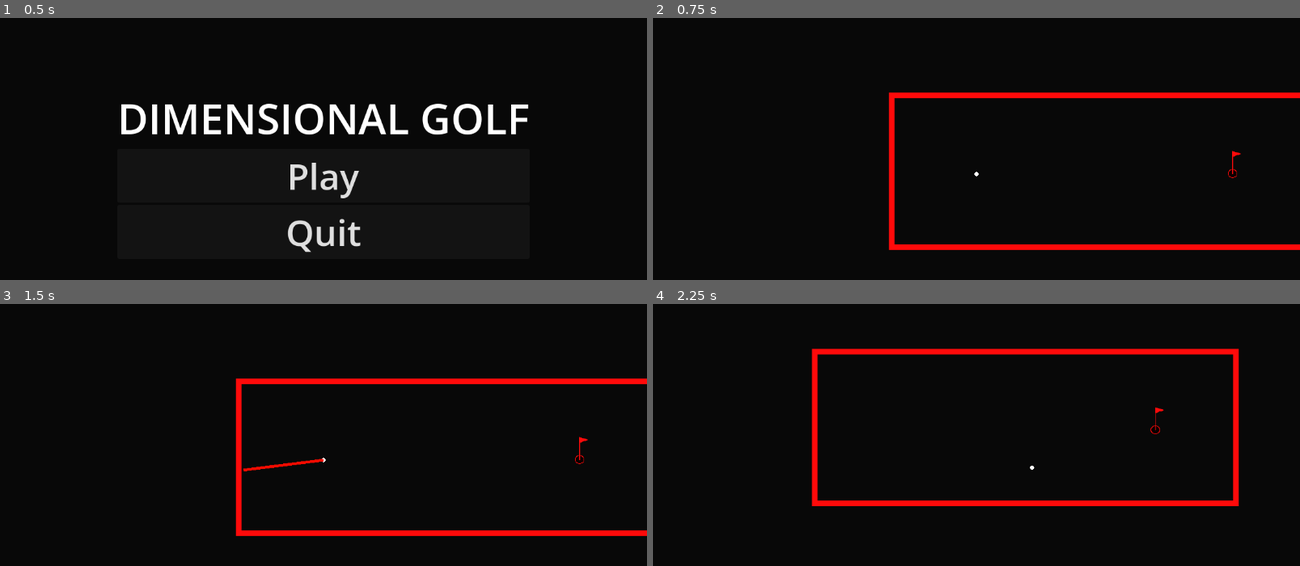
Above: before the commit, frames 1-4 (two rows, left to right).
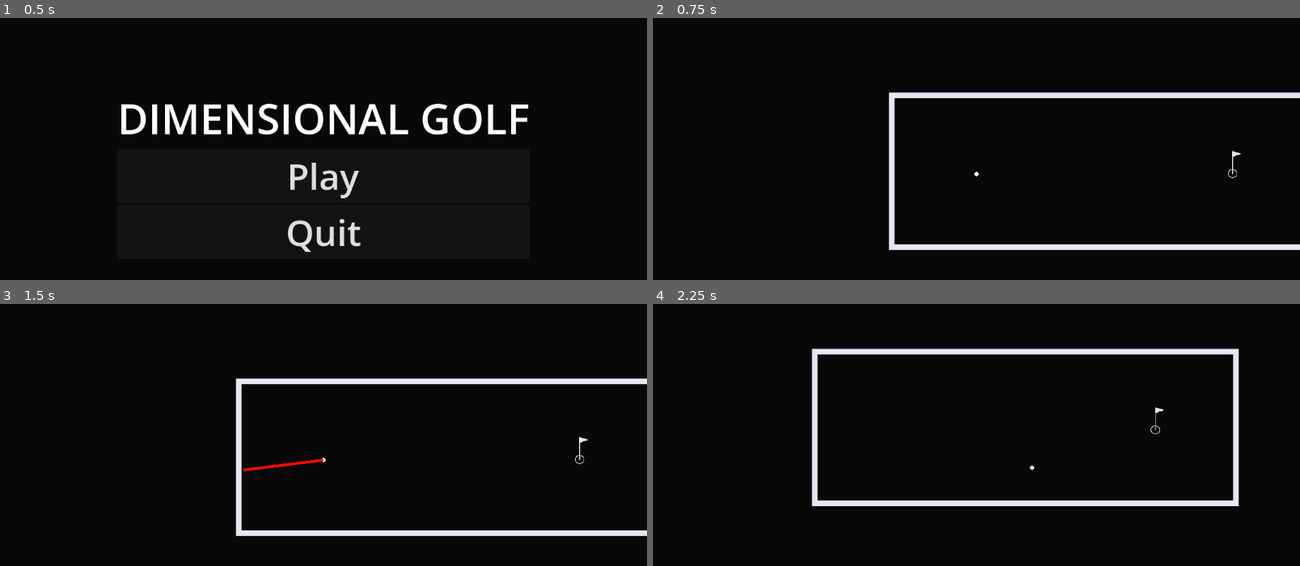
Above: after the commit, the same moments.

Repository: Renovare10/dimensional-golf
Game: Godot game, scene res://ui/MainMenu.tscn
Two runs of this game, one before a commit and one after it. Both use one fixed random seed, a clock stepped at 60 frames per second and the inputs below.
Inputs (mouse positions are in pixels of both pictures, inside the frame that each line leads up to):
- Up to frame 1 (0.5 s): no input
- Up to frame 2 (0.75 s): click "Play" at 0.5 s
- Up to frame 3 (1.5 s): tap Enter at 1.25 s; move the mouse to (465, 442) at 1.27 s; hold Q (switch_layer_next) from 1.28 s (still down); click (465, 442) at 1.42 s
- Up to frame 4 (2.25 s): release Q (switch_layer_next) at 2 s; drag from (847, 479) to (1222, 440) at 2.02 s

Frame 1 is identical in both runs. In frame 2, 3.6% of the frame differs, in the area x 36-100%, y 28-89%; in frame 3, 3.6%; in frame 4, 4.2%, in the area x 24-91%, y 16-78%.

Commit message:
Change order of colors

Diff:
--- a/levels/DimensionSystem.tscn
+++ b/levels/DimensionSystem.tscn
@@ -7,7 +7,7 @@
 
 [node name="DimensionSystem" type="Node2D" unique_id=1635500330]
 script = ExtResource("1_yvp3a")
-dimension_colors = Array[Color]([Color(1, 0.2, 0.2, 1), Color(1, 0.55, 0, 1), Color(1, 1, 0.2, 1), Color(0.2, 1, 0.2, 1), Color(0.2, 0.65, 1, 1), Color(0.55, 0.1, 1, 1), Color(0.85, 0.1, 0.9, 1), Color(0.95, 0.95, 0.98, 1)])
+dimension_colors = Array[Color]([Color(0.95, 0.95, 0.98, 1), Color(1, 0.2, 0.2, 1), Color(1, 0.55, 0, 1), Color(1, 1, 0.2, 1), Color(0.2, 1, 0.2, 1), Color(0.2, 0.65, 1, 1), Color(0.55, 0.1, 1, 1), Color(0.85, 0.1, 0.9, 1)])
 
 [node name="Visualizer" type="Node" parent="." unique_id=1836751311]
 script = ExtResource("2_xysme")
